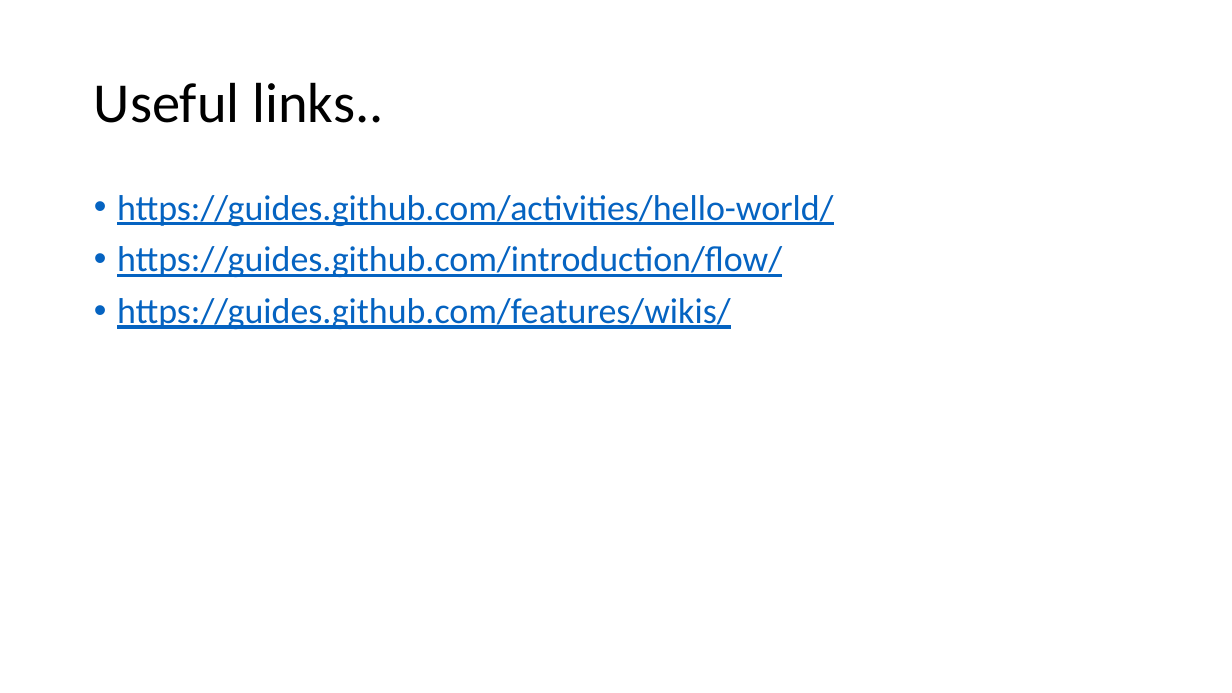
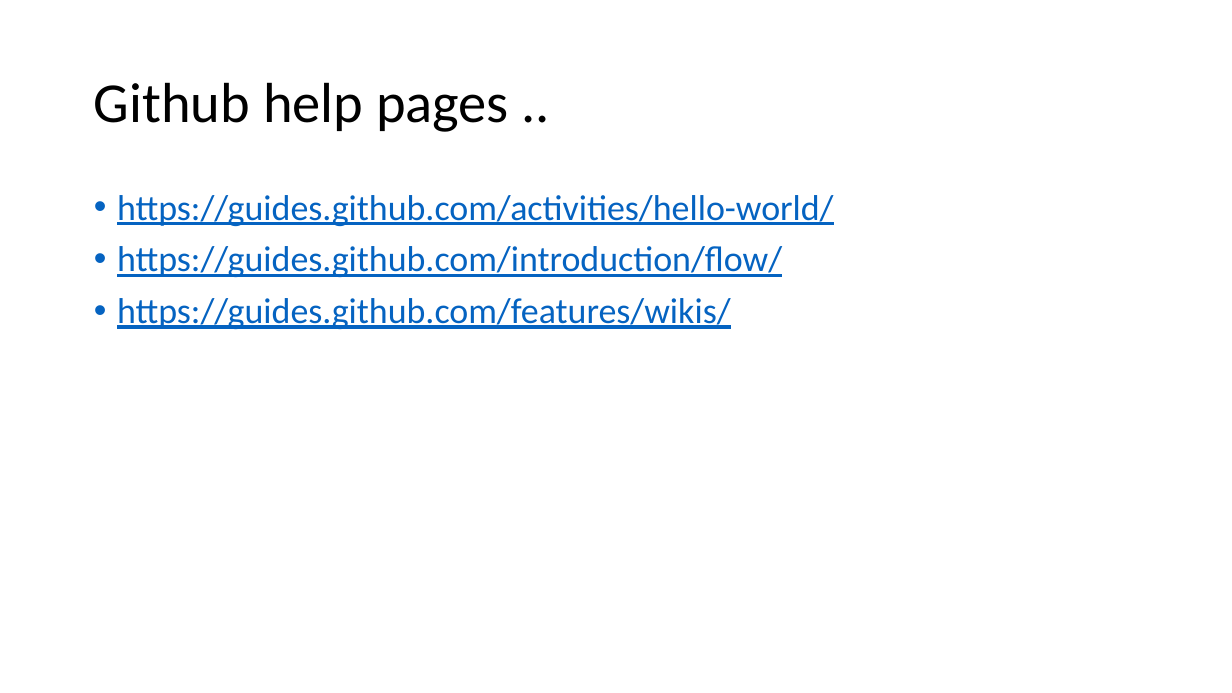
Before and after one commit to dbahlburg/R_Roundtable, a slide deck: slide 9 of Session 29.11.16 Github Setup.pptx. Drawn at 1232x693 pixels with LibreOffice and Linux fonts; fonts in the diff are those of the drawing. Boxes give left, top, right and bottom in pixels: in the first picture for what was removed or moved away, otherwise in the second. Text is boxed around its words. In the diff, an @@ line names an element or a change of style, - is before the commit and + after.

Commit message:
edits to presentation

```diff
--- a/Session 29.11.16 Github Setup.pptx
+++ b/Session 29.11.16 Github Setup.pptx
@@ title at (94, 82, 509, 132): text changed @@
-Useful links..
+Github help pages ..
```
